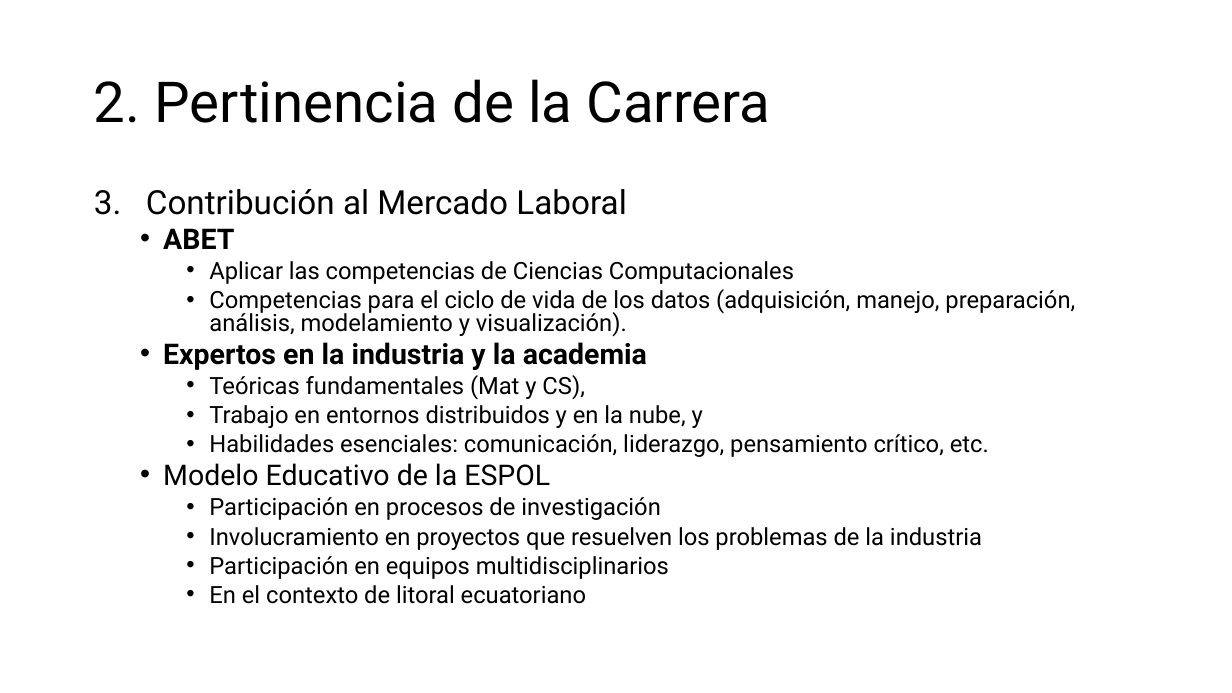
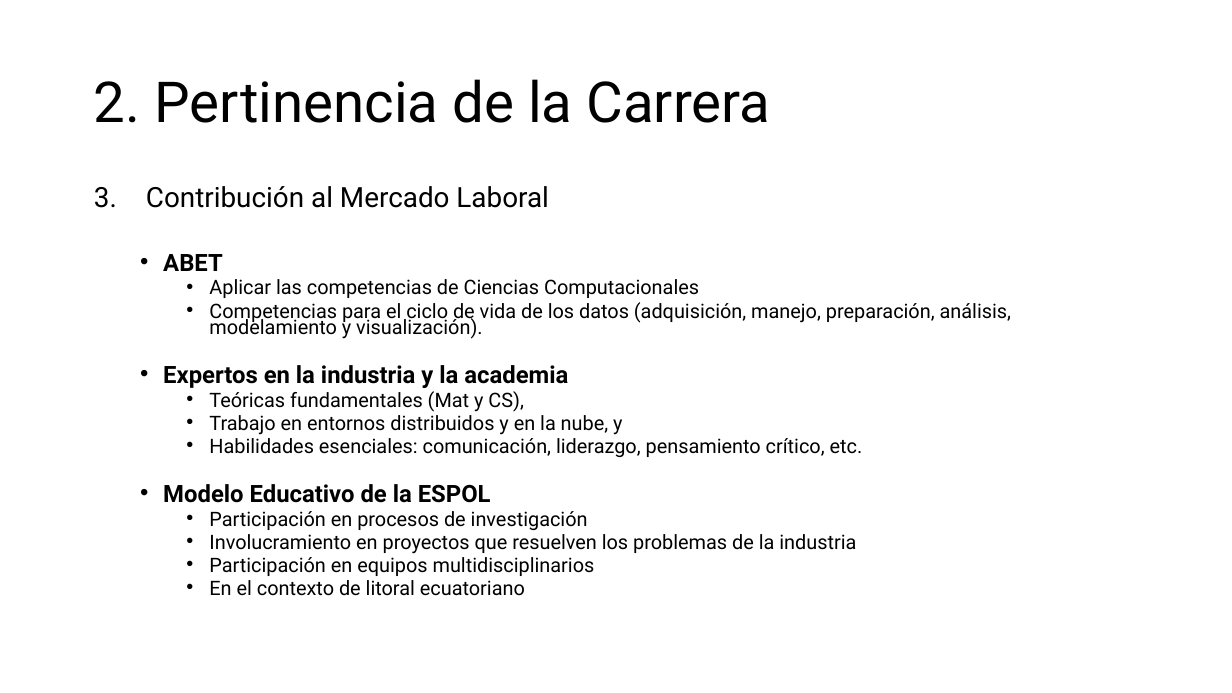
Before and after one commit to aavendan/cdia, a slide deck: slide 6 of 03 Presentación - CDIA.pptx (slide 5 before the commit). Drawn at 1232x693 pixels with LibreOffice and Linux fonts; fonts in the diff are those of the drawing. Boxes give left, top, right and bottom in pixels: in the first picture for what was removed or moved away, otherwise in the second. Text is boxed around its words. In the diff, an @@ line names an element or a change of style, - is before the commit and + after.

```diff
--- a/03 Presentación - CDIA.pptx
+++ b/03 Presentación - CDIA.pptx
@@ text "Contribución al Mercado Laboral" at (x1=146, y1=186, x2=1011, y2=596): size 25.9 to 21.7 pt in "Contribución al Mercado Laboral"; size 22.2 to 18.6 pt in "ABET", "Expertos en la industria y la academia", "Modelo Educativo de la ESPOL"; size 18.5 to 15.5 pt in "Aplicar las competencias de Ciencias Computacionales", "Competencias para el ciclo de vida de ...", "Teóricas fundamentales (Mat y CS),", "Trabajo en entornos distribuidos y en la ..." and 5 more places; bold on in "Modelo Educativo de la ESPOL"; line spacing 0.8 to 0.7 @@
```
Also in this commit, not shown: 9 other slides changed, 2 slides added.
